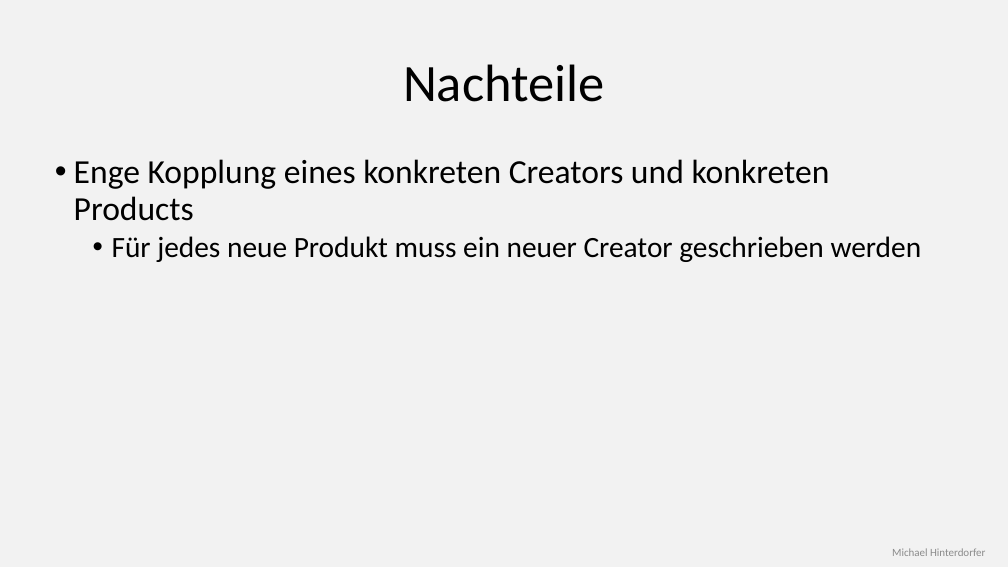
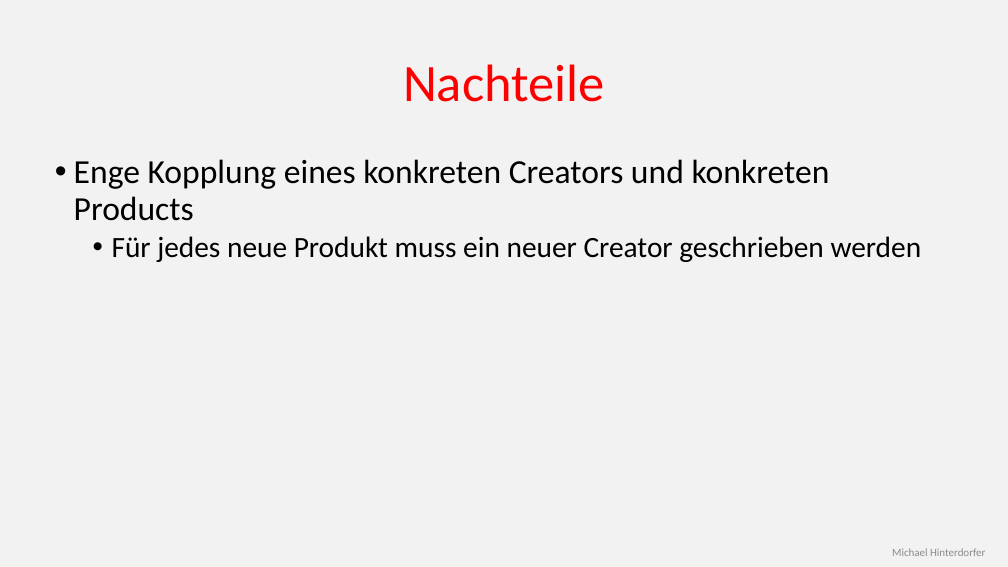
Before and after one commit to mhinterdorfer/FactoryMethod, a slide deck: slide 38 of Presentation/Präsentation.pptx. Drawn at 1008x567 pixels with LibreOffice and Linux fonts; fonts in the diff are those of the drawing. Boxes give left, top, right and bottom in pixels: in the first picture for what was removed or moved away, otherwise in the second. Text is boxed around its words. In the diff, an @@ line names an element or a change of style, - is before the commit and + after.

```diff
--- a/Presentation/Präsentation.pptx
+++ b/Presentation/Präsentation.pptx
@@ title "Nachteile" at [403,64,605,102]: text colour #000000 to #FF0000 @@
```
Also in this commit, not shown: 10 other slides changed, 2 slides added.
